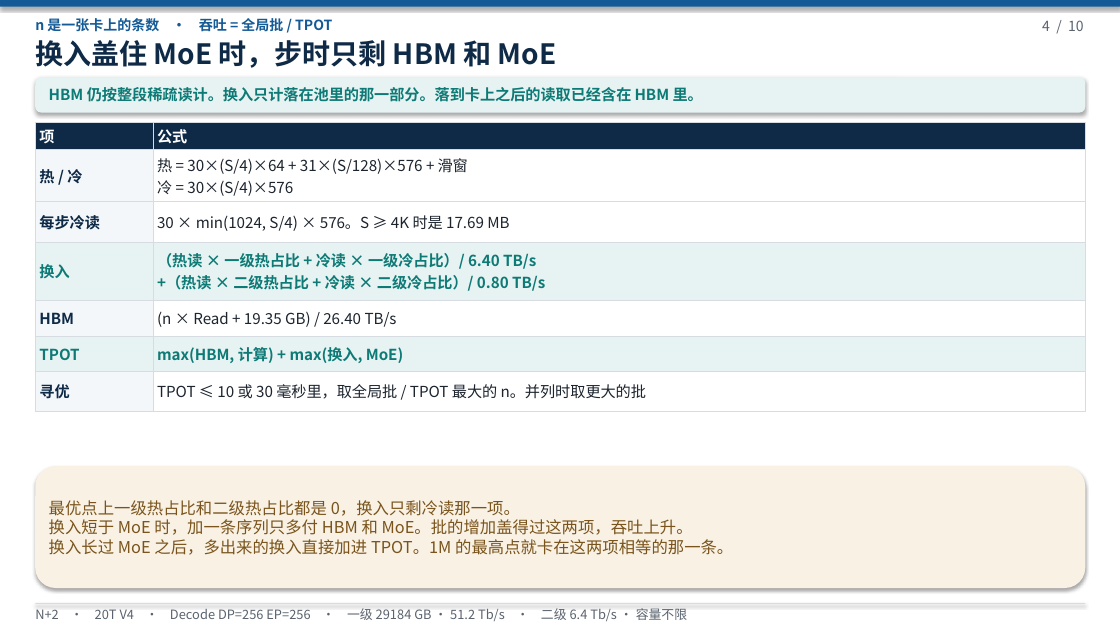
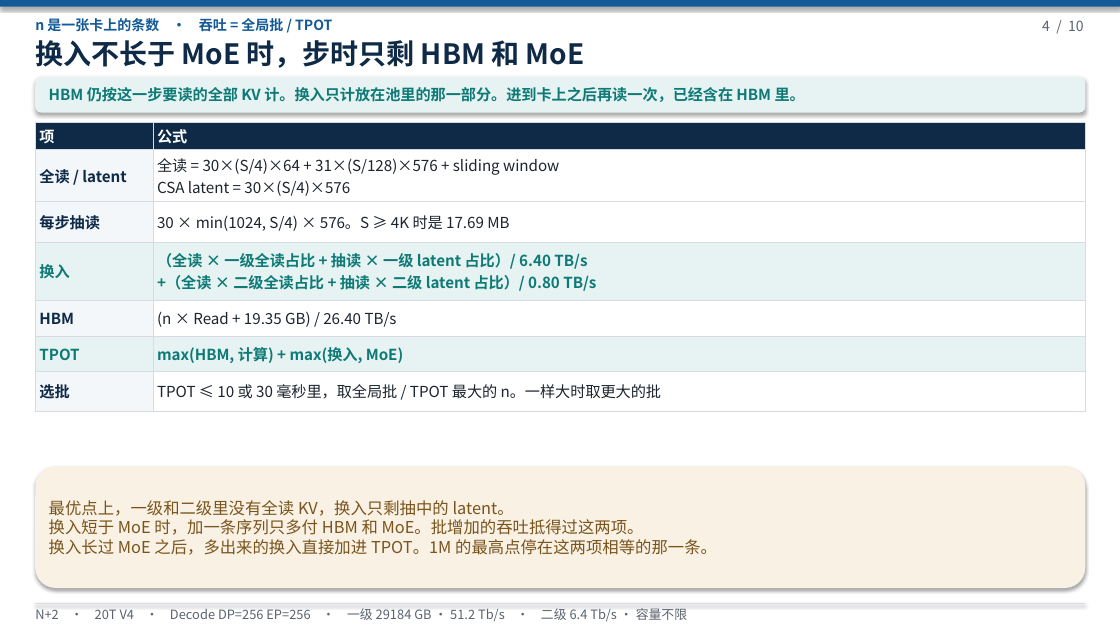
Before and after one commit to 69515164-rgb/UCL-MPComm, a slide deck: slide 4 of docs/N+2-20T-V4-两级池.pptx. Drawn at 1120x630 pixels with LibreOffice and Linux fonts; fonts in the diff are those of the drawing. Boxes give left, top, right and bottom in pixels: in the first picture for what was removed or moved away, otherwise in the second. Text is boxed around its words. In the diff, an @@ line names an element or a change of style, - is before the commit and + after.

```diff
--- a/docs/N+2-20T-V4-两级池.pptx
+++ b/docs/N+2-20T-V4-两级池.pptx
@@ text at (35,40,585,68): text changed @@
-换入盖住 MoE 时，步时只剩 HBM 和 MoE
+换入不长于 MoE 时，步时只剩 HBM 和 MoE
@@ text at (49,87,805,102): text changed @@
-HBM 仍按整段稀疏读计。换入只计落在池里的那一部分。落到卡上之后的读取已经含在 HBM 里。
+HBM 仍按这一步要读的全部 KV 计。换入只计放在池里的那一部分。进到卡上之后再读一次，已经含在 HBM 里。
@@ table at (35,123,1086,412) @@
-row 2, column 1: 热 / 冷
+row 2, column 1: 全读 / latent
-row 2, column 2: 热 = 30×(S/4)×64 + 31×(S/128)×576 + 滑窗 / 冷 = 30×(S/4)×576
+row 2, column 2: 全读 = 30×(S/4)×64 + 31×(S/128)×576 + sliding window / CSA latent = 30×(S/4)×576
-row 3, column 1: 每步冷读
+row 3, column 1: 每步抽读
-row 4, column 2: （热读 × 一级热占比 + 冷读 × 一级冷占比）/ 6.40 TB/s / +（热读 × 二级热占比 + 冷读 × 二级冷占比）/ 0.80 TB/s
+row 4, column 2: （全读 × 一级全读占比 + 抽读 × 一级 latent 占比）/ 6.40 TB/s / +（全读 × 二级全读占比 + 抽读 × 二级 latent 占比）/ 0.80 TB/s
-row 7, column 1: 寻优
+row 7, column 1: 选批
-row 7, column 2: TPOT ≤ 10 或 30 毫秒里，取全局批 / TPOT 最大的 n。并列时取更大的批
+row 7, column 2: TPOT ≤ 10 或 30 毫秒里，取全局批 / TPOT 最大的 n。一样大时取更大的批
@@ text at (49,500,717,555): text changed @@
-最优点上一级热占比和二级热占比都是 0，换入只剩冷读那一项。
-换入短于 MoE 时，加一条序列只多付 HBM 和 MoE。批的增加盖得过这两项，吞吐上升。
-换入长过 MoE 之后，多出来的换入直接加进 TPOT。1M 的最高点就卡在这两项相等的那一条。
+最优点上，一级和二级里没有全读 KV，换入只剩抽中的 latent。
+换入短于 MoE 时，加一条序列只多付 HBM 和 MoE。批增加的吞吐抵得过这两项。
+换入长过 MoE 之后，多出来的换入直接加进 TPOT。1M 的最高点停在这两项相等的那一条。
```
Also in this commit, not shown: 8 other slides changed, 1 other file.
